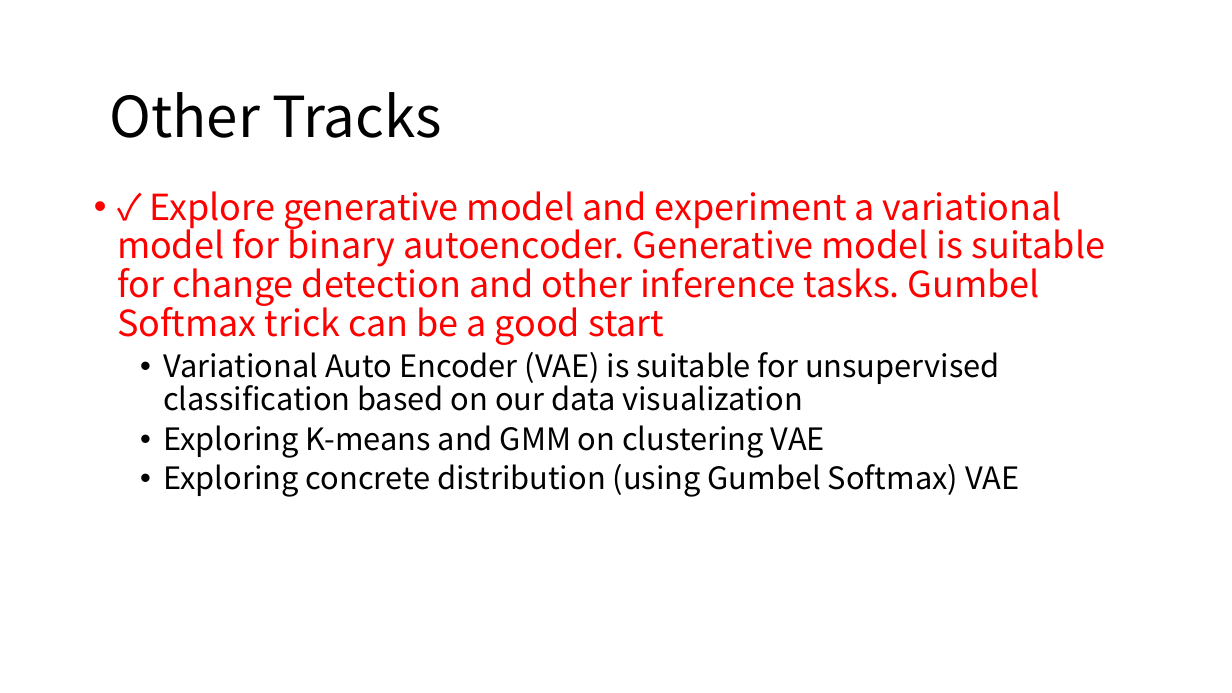
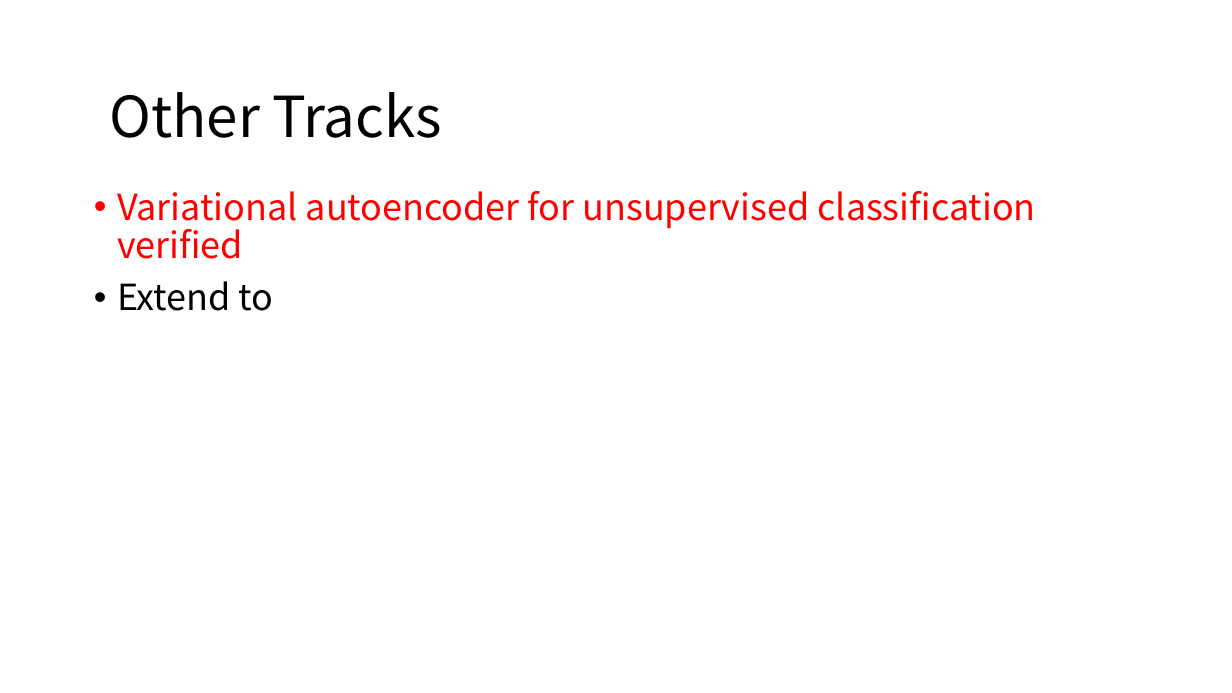
Before and after one commit to diaoenmao/Research, a slide deck: slide 29 of doc/Report/Oct 31 2018.pptx. Drawn at 1232x693 pixels with LibreOffice and Linux fonts; fonts in the diff are those of the drawing. Boxes give left, top, right and bottom in pixels: in the first picture for what was removed or moved away, otherwise in the second. Text is boxed around its words. In the diff, an @@ line names an element or a change of style, - is before the commit and + after.

```diff
--- a/doc/Report/Oct 31 2018.pptx
+++ b/doc/Report/Oct 31 2018.pptx
@@ text at box(117, 191, 1036, 311): text changed; size 24 to 28 pt; text colour #000000 to #FF0000 @@
-• ✓ Explore generative model and experiment a variational model for binary autoencoder. Generative model is suitable for change detection and other inference tasks. Gumbel Softmax trick can be a good start
-  • Variational Auto Encoder (VAE) is suitable for unsupervised classification based on our data visualization
-  • Exploring K-means and GMM on clustering VAE
-  • Exploring concrete distribution (using Gumbel Softmax) VAE
+• Variational autoencoder for unsupervised classification verified
+• Extend to
```
Also in this commit, not shown: 2 other files.
